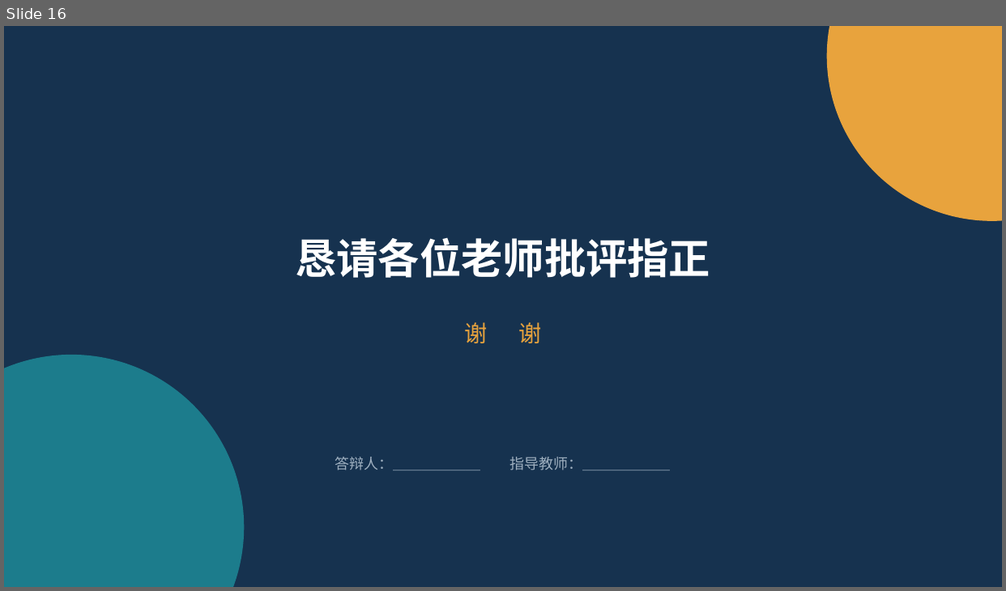
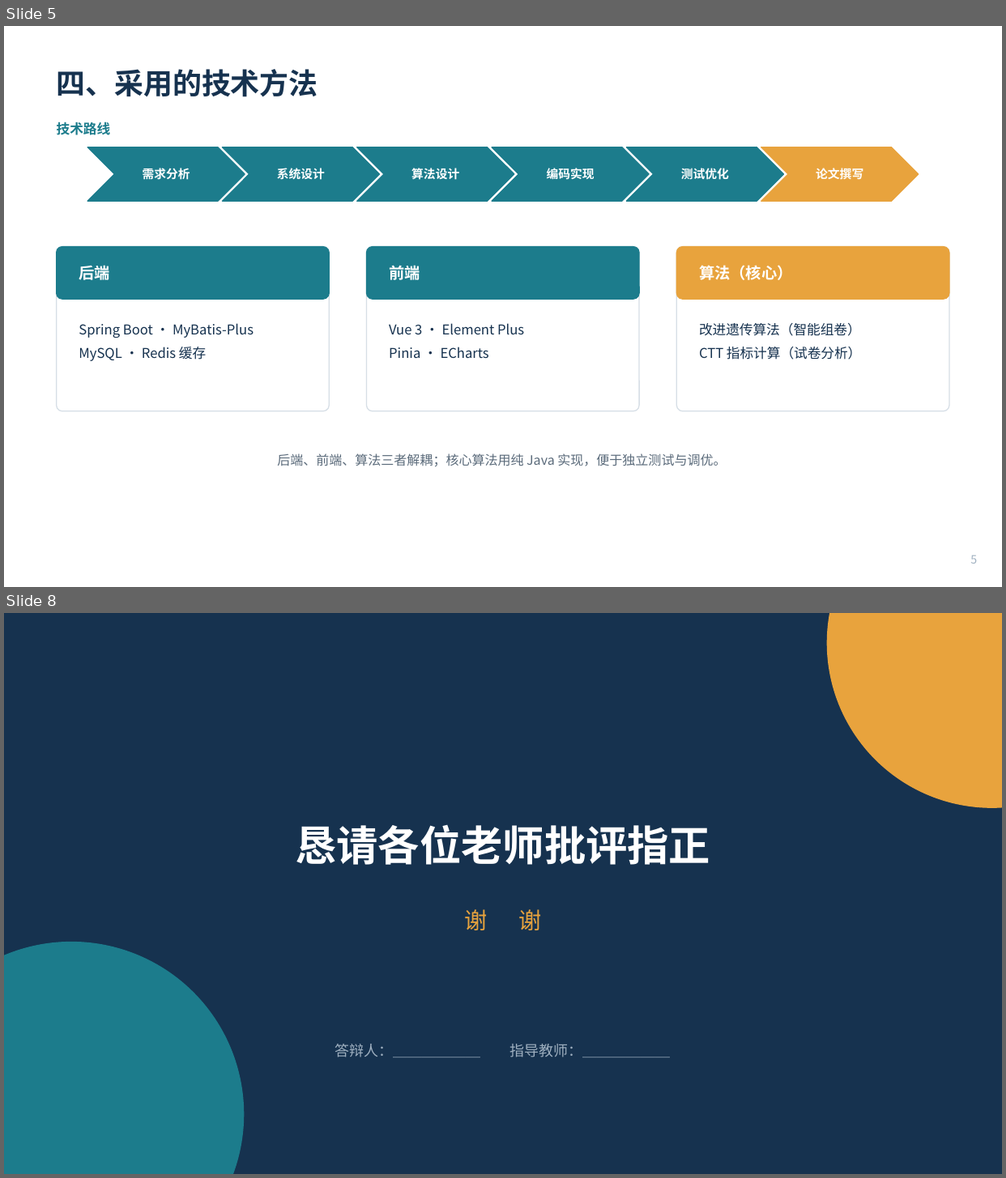
Before and after one commit to esneighbour9/Intelligent-Test-Paper-Generation-and-Analysis, a slide deck: docs/08-答辩/开题答辩.pptx. Shown one above the other, each under a label of ours: slide 16 before the commit, slides 5 and 8 after it; the slides between them are not shown. The pictures are 1006x591 and 1006x1178 pixels, drawn with LibreOffice and Linux fonts; fonts in the diff are those of the drawing. Boxes give left, top, right and bottom in pixels: in the first picture for what was removed or moved away, otherwise in the second. Text is boxed around its words. In the diff, an @@ line names an element or a change of style, - is before the commit and + after.

Commit message:
docs(答辩): 开题答辩 PPT 与讲稿改为学校要求的 5 板块、约 4 分钟
- 内容重构为：研究背景 / 研究意义 / 拟解决的关键问题 / 采用的技术方法 / 预期效果
- 陈述时长压缩至约 4 分 15 秒（要求 3—5 分钟）
- PPT 由 16 页精简为 8 页

```diff
--- a/docs/08-答辩/开题答辩.pptx
+++ b/docs/08-答辩/开题答辩.pptx
@@ slide 5 added at bbox=[4, 26, 1002, 587], background #FFFFFF @@
@@ text added at bbox=[57, 69, 318, 97], 28 pt, text #16324F, bold @@
+四、采用的技术方法
@@ text added at bbox=[57, 122, 111, 135], 13 pt, text #1C7C8C, bold @@
+技术路线
@@ chevron added at bbox=[88, 148, 245, 201], fill #1C7C8C, outline #1C7C8C 1 pt @@
@@ text added at bbox=[143, 168, 190, 180], 11.5 pt, text #FFFFFF, bold @@
+需求分析
@@ chevron added at bbox=[223, 148, 380, 201], fill #1C7C8C, outline #1C7C8C 1 pt @@
@@ text added at bbox=[277, 168, 325, 180], 11.5 pt, text #FFFFFF, bold @@
+系统设计
@@ chevron added at bbox=[357, 148, 514, 201], fill #1C7C8C, outline #1C7C8C 1 pt @@
@@ text added at bbox=[411, 168, 459, 180], 11.5 pt, text #FFFFFF, bold @@
+算法设计
@@ chevron added at bbox=[492, 148, 650, 201], fill #1C7C8C, outline #1C7C8C 1 pt @@
@@ text added at bbox=[547, 168, 594, 179], 11.5 pt, text #FFFFFF, bold @@
+编码实现
@@ chevron added at bbox=[627, 148, 784, 201], fill #1C7C8C, outline #1C7C8C 1 pt @@
@@ text added at bbox=[681, 168, 729, 180], 11.5 pt, text #FFFFFF, bold @@
+测试优化
@@ chevron added at bbox=[761, 148, 918, 201], fill #E8A33D, outline #E8A33D 1 pt @@
@@ text added at bbox=[816, 168, 863, 180], 11.5 pt, text #FFFFFF, bold @@
+论文撰写
@@ rounded rectangle added at bbox=[57, 247, 329, 412], fill #FFFFFF, outline #D6DEE6 1 pt @@
@@ rounded rectangle added at bbox=[57, 247, 329, 299], fill #1C7C8C, outline #1C7C8C 1 pt @@
@@ text added at bbox=[79, 266, 109, 280], 15 pt, text #FFFFFF, bold @@
+后端
@@ rounded rectangle added at bbox=[366, 247, 639, 412], fill #FFFFFF, outline #D6DEE6 1 pt @@
@@ rounded rectangle added at bbox=[366, 247, 639, 299], fill #1C7C8C, outline #1C7C8C 1 pt @@
@@ text added at bbox=[389, 266, 420, 280], 15 pt, text #FFFFFF, bold @@
+前端
@@ rounded rectangle added at bbox=[677, 247, 949, 412], fill #FFFFFF, outline #D6DEE6 1 pt @@
@@ rounded rectangle added at bbox=[677, 247, 949, 299], fill #E8A33D, outline #E8A33D 1 pt @@
@@ text added at bbox=[699, 265, 792, 280], 15 pt, text #FFFFFF, bold @@
+算法（核心）
@@ text added at bbox=[79, 323, 253, 361], 13 pt, text #16324F @@
+Spring Boot · MyBatis-Plus
+MySQL · Redis 缓存
@@ text added at bbox=[389, 323, 524, 358], 13 pt, text #16324F @@
+Vue 3 · Element Plus
+Pinia · ECharts
@@ text added at bbox=[699, 323, 861, 360], 13 pt, text #16324F @@
+改进遗传算法（智能组卷）
+CTT 指标计算（试卷分析）
@@ text added at bbox=[277, 454, 726, 467], 12.5 pt, text #5B6B7B @@
+后端、前端、算法三者解耦；核心算法用纯 Java 实现，便于独立测试与调优。
@@ text added at bbox=[970, 556, 977, 564], 11 pt, text #9FB0C0 @@
+5
@@ what was slide 16 is now slide 8 @@
```
Also in this commit, not shown: 5 slides changed, 9 slides removed, 1 other file.
